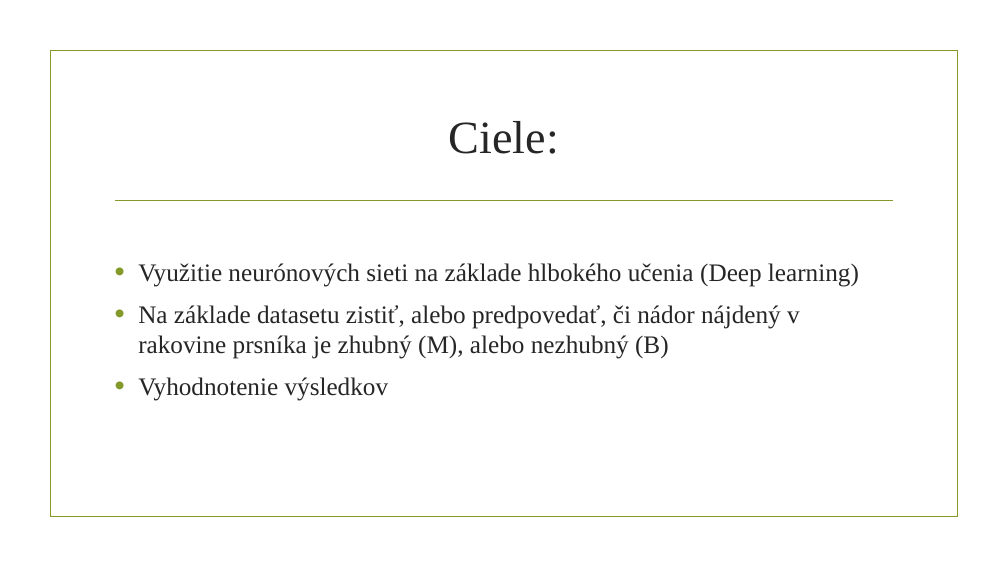
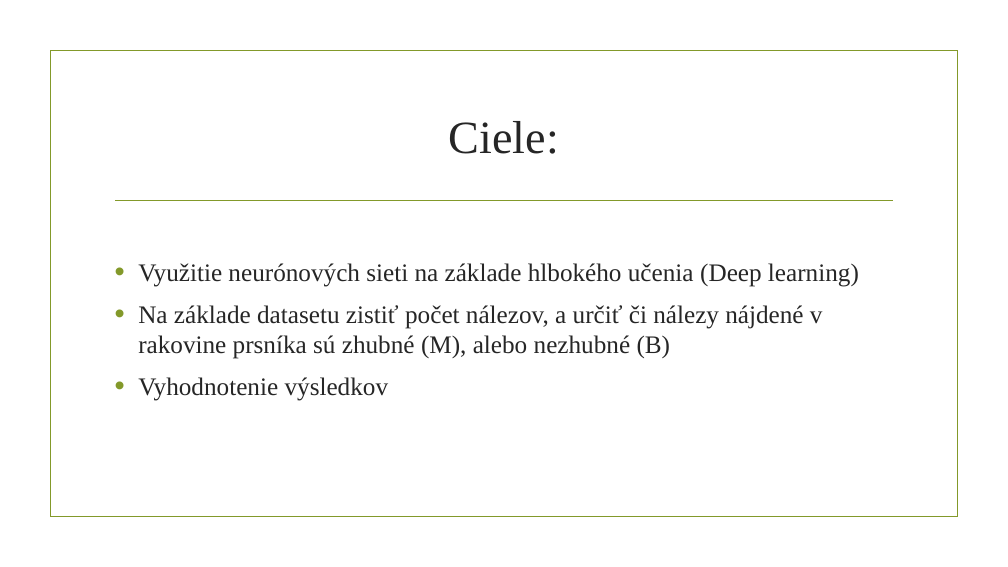
Before and after one commit to georgeob/Kysucky_NS2019, a slide deck: slide 2 of Kysucky_prezentacia.pptx. Drawn at 1008x567 pixels with LibreOffice and Linux fonts; fonts in the diff are those of the drawing; background and template pictures are left out. Boxes give left, top, right and bottom in pixels: in the first picture for what was removed or moved away, otherwise in the second. Text is boxed around its words. In the diff, an @@ line names an element or a change of style, - is before the commit and + after.

```diff
--- a/Kysucky_prezentacia.pptx
+++ b/Kysucky_prezentacia.pptx
@@ text at bbox=[138, 305, 823, 359]: text changed @@
-• Na základe datasetu zistiť, alebo predpovedať, či nádor nájdený v rakovine prsníka je zhubný (M), alebo nezhubný (B)
+• Na základe datasetu zistiť počet nálezov, a určiť či nálezy nájdené v rakovine prsníka sú zhubné (M), alebo nezhubné (B)
```
Also in this commit, not shown: 1 other slide changed, 1 other file.
